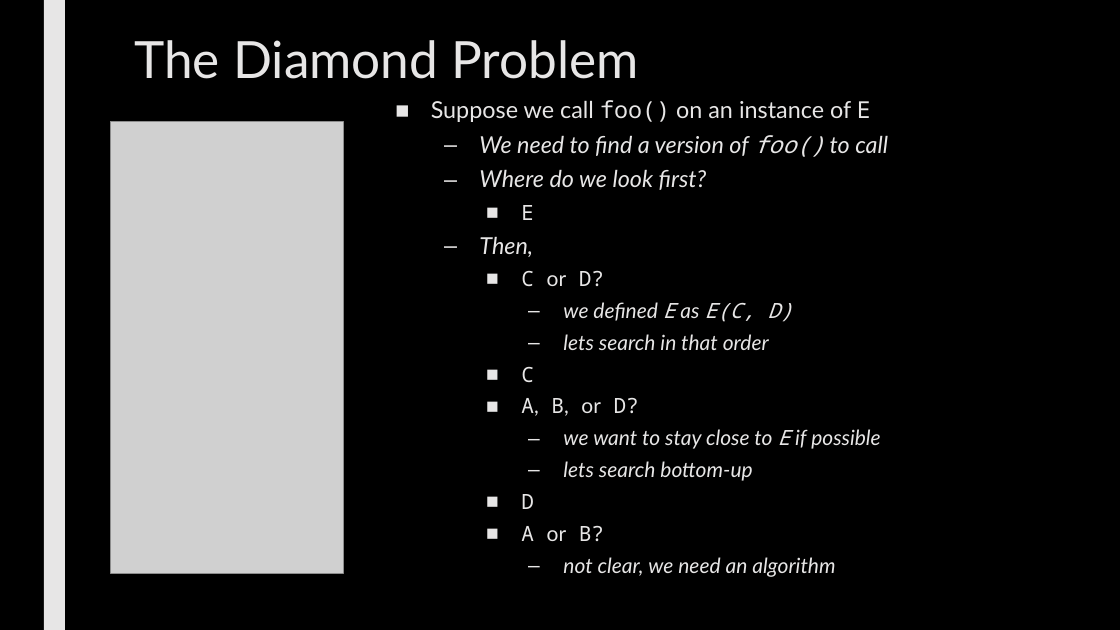
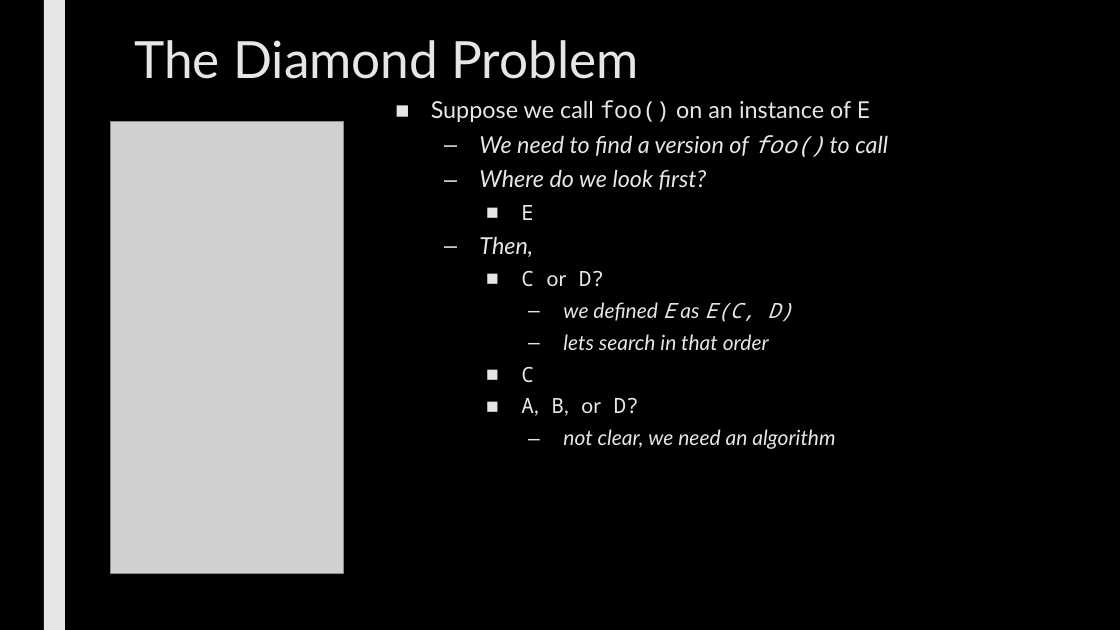
Before and after one commit to max7patek/metaprogramming, a slide deck: slide 14 of slides/01-PythonInheritance.pptx (slide 15 before the commit). Drawn at 1120x630 pixels with LibreOffice and Linux fonts; fonts in the diff are those of the drawing; grey boxes stand for pictures. Boxes give left, top, right and bottom in pixels: in the first picture for what was removed or moved away, otherwise in the second. Text is boxed around its words. In the diff, an @@ line names an element or a change of style, - is before the commit and + after.

```diff
--- a/slides/01-PythonInheritance.pptx
+++ b/slides/01-PythonInheritance.pptx
@@ text at (521,429,880,541): paragraphs removed @@
-      – we want to stay close to E if possible
-      – lets search bottom-up
-    ■ D
-    ■ A or B?
```
Also in this commit, not shown: 7 other slides changed, 2 slides added, 3 slides removed, 2 other files.
